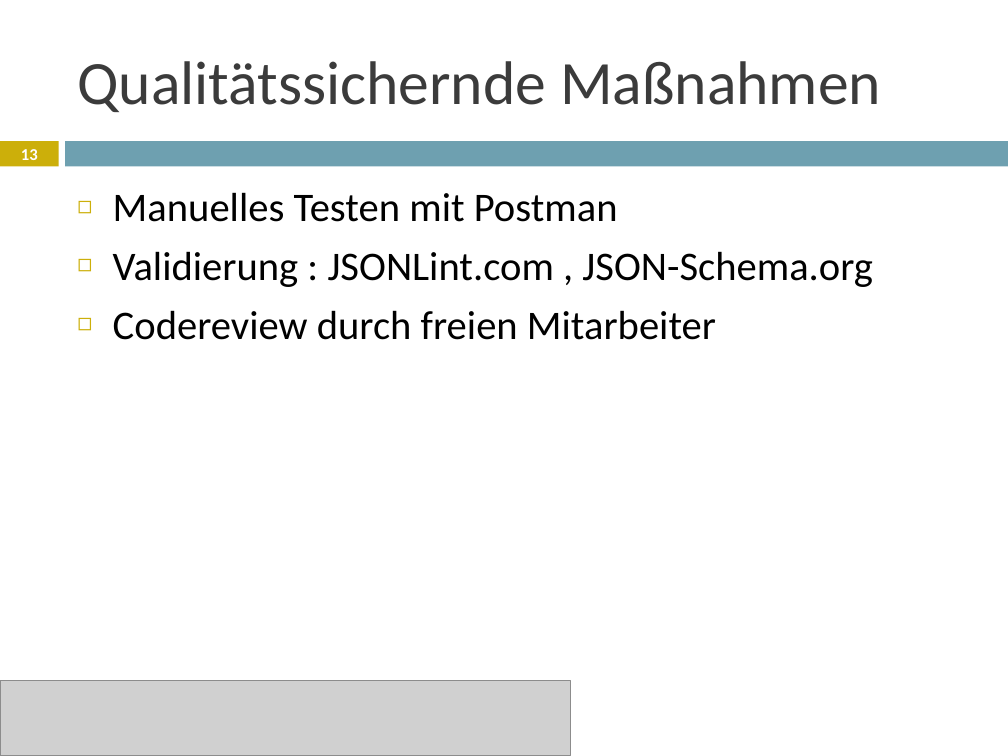
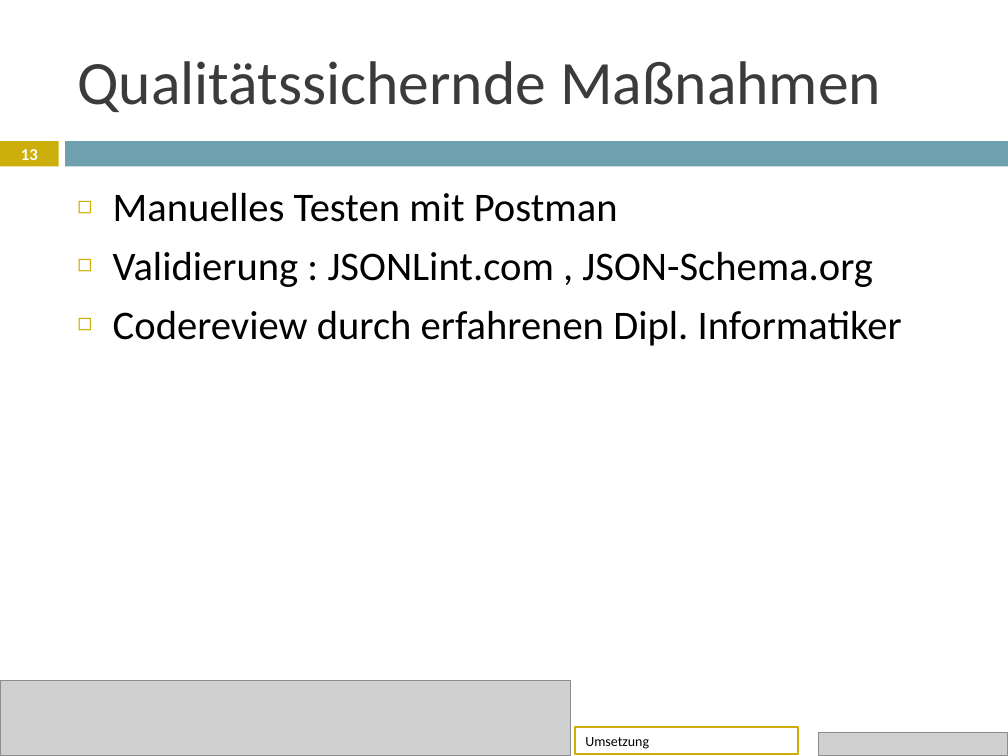
Before and after one commit to janhelmle/weiterbildung_fachinformatiker_ihk_projektantrag, a slide deck: slide 13 of praesentation/Projektpräsentation.pptx. Drawn at 1008x756 pixels with LibreOffice and Linux fonts; fonts in the diff are those of the drawing; grey boxes stand for pictures. Boxes give left, top, right and bottom in pixels: in the first picture for what was removed or moved away, otherwise in the second. Text is boxed around its words. In the diff, an @@ line names an element or a change of style, - is before the commit and + after.

Commit message:
Progress

```diff
--- a/praesentation/Projektpräsentation.pptx
+++ b/praesentation/Projektpräsentation.pptx
@@ text at (113, 310, 902, 346): text changed @@
-◻ Codereview durch freien Mitarbeiter
+◻ Codereview durch erfahrenen Dipl. Informatiker
@@ rectangle added at (576, 727, 797, 754), fill #FFFFFF, outline #CCAF0A 1.5 pt, 10 pt, text #000000 @@
+Umsetzung
@@ picture added at (818, 733, 1008, 756) @@
```
Also in this commit, not shown: 16 other slides changed.
